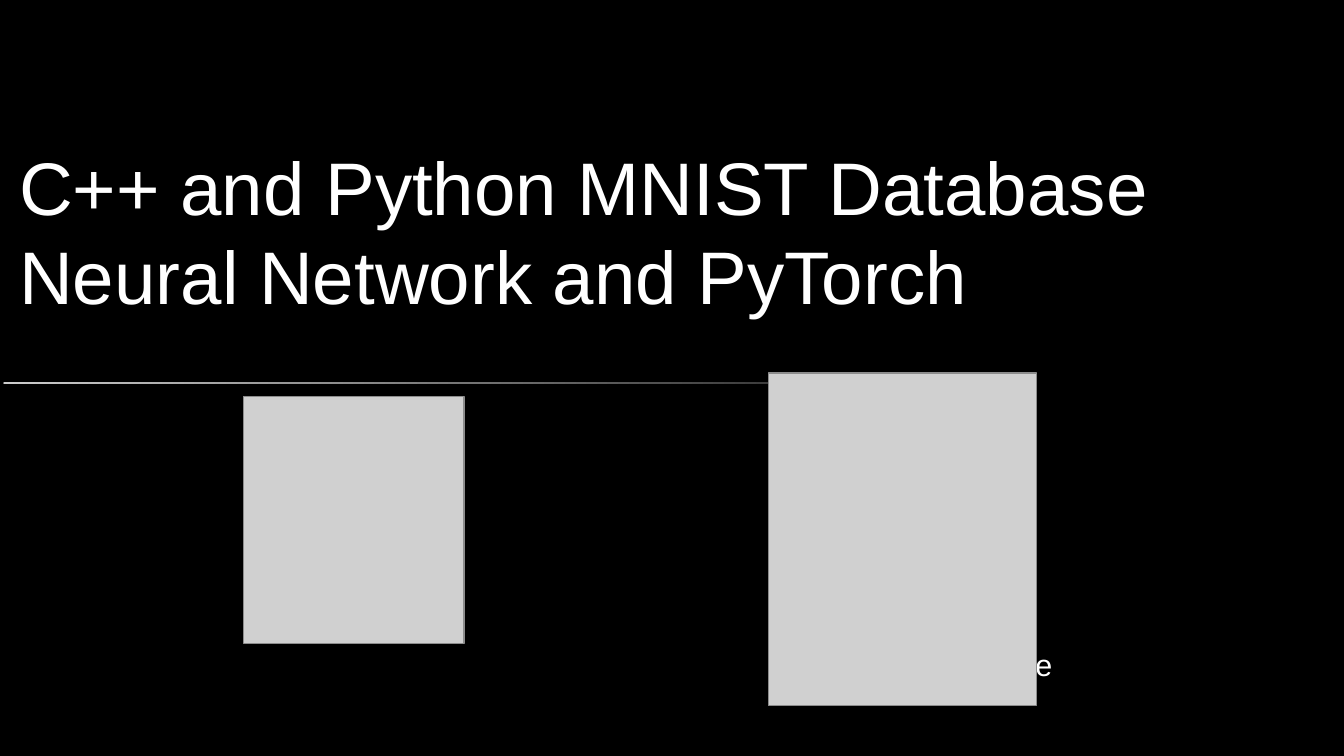
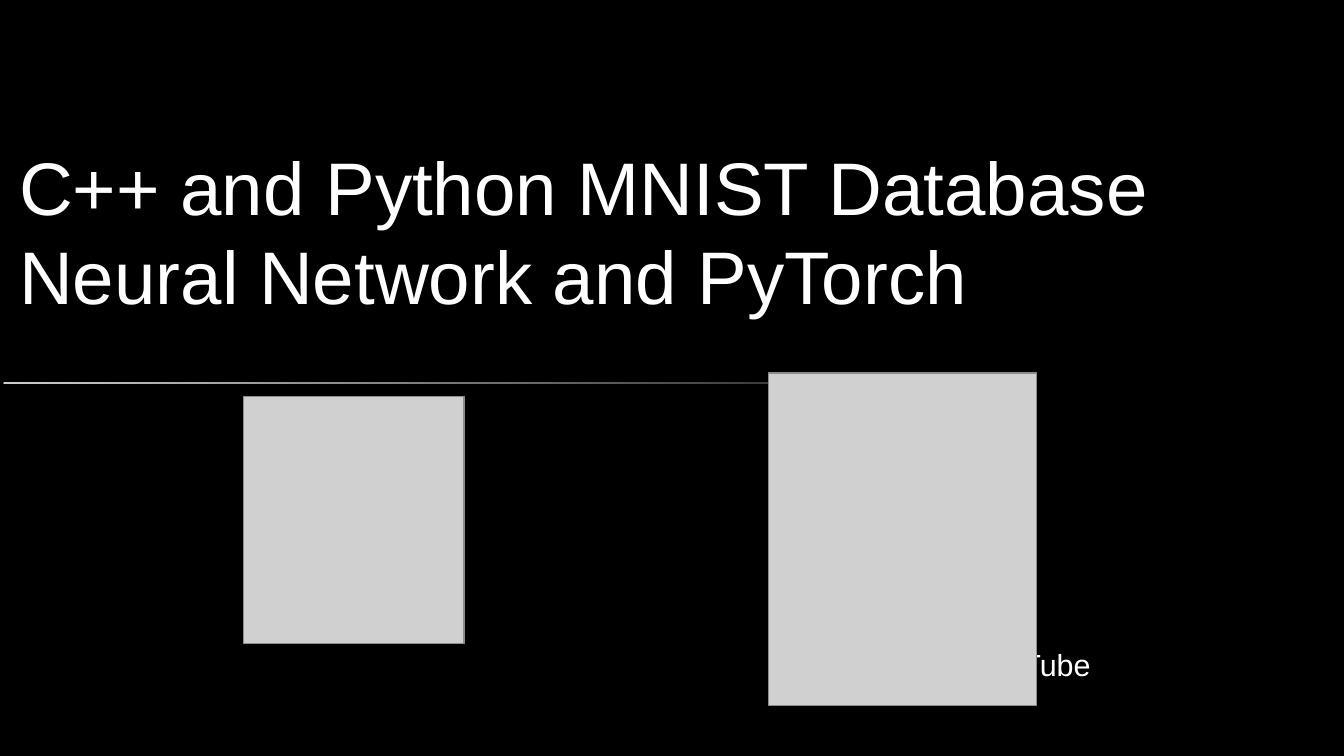
Before and after one commit to brccabral/Cpp_Python_MNIST, a slide deck: slide 1 of MNIST.odp. Drawn at 1344x756 pixels with LibreOffice and Linux fonts; fonts in the diff are those of the drawing; grey boxes stand for pictures; background and template pictures are left out. Boxes give left, top, right and bottom in pixels: in the first picture for what was removed or moved away, otherwise in the second. Text is boxed around its words. In the diff, an @@ line names an element or a change of style, - is before the commit and + after.

```diff
--- a/MNIST.odp
+++ b/MNIST.odp
@@ text "@BCodeTube": place and size @@
-text "@BCodeTube" at bbox=[860, 652, 1052, 682]
+text "@BCodeTube" at bbox=[898, 652, 1090, 682]
```
Also in this commit, not shown: 13 other slides changed, 1 slide added.
